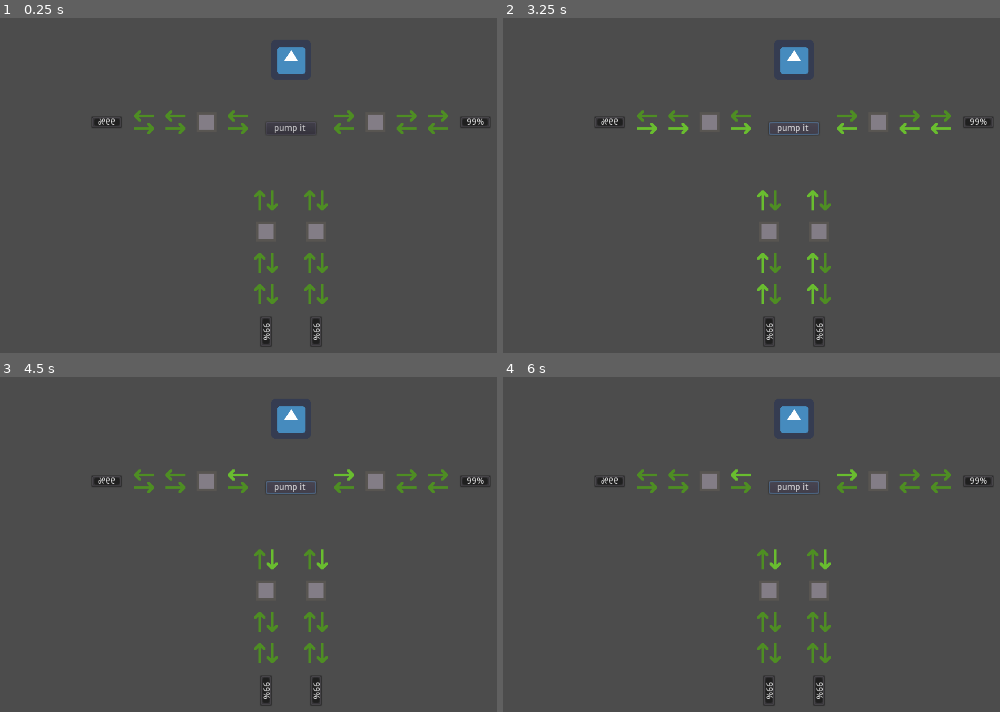
Above: before the commit, frames 1-4 (two rows, left to right).
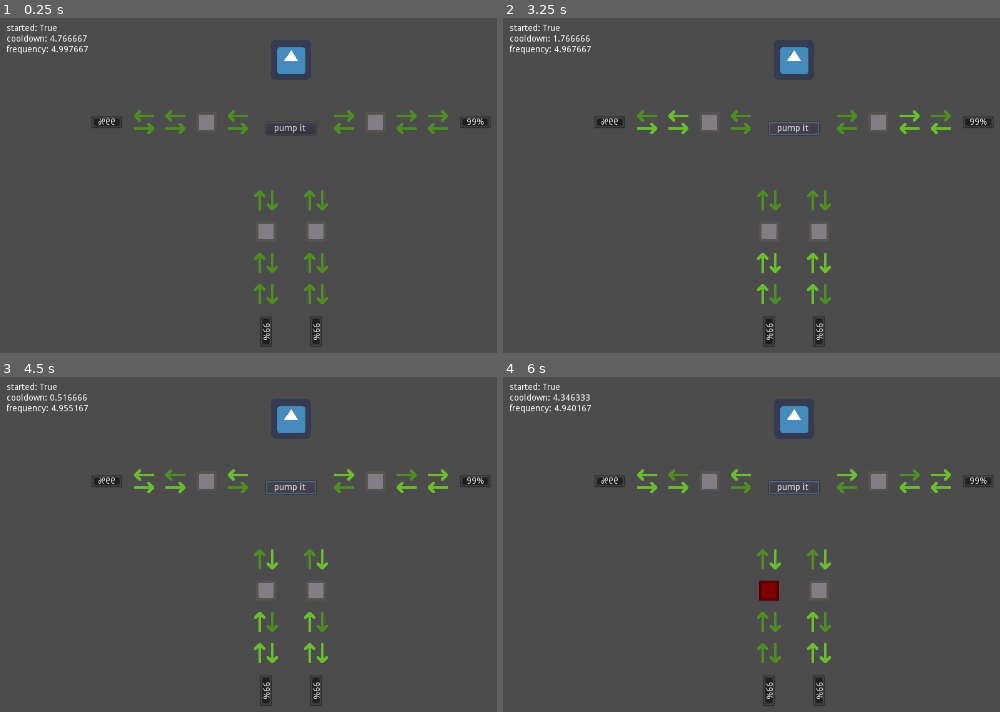
Above: after the commit, the same moments.

Repository: bitwise-aiden/gwj30
Game: Godot game, scene res://source/main.tscn
The game is run twice, just before and just after one commit, with the same random seed, the same clock (stepped at 60 frames per second) and the same inputs. The engine's default icon, where the game draws it, is replaced by a stand-in: a white triangle on a blue panel in a dark square.
Inputs:
- Up to frame 1 (0.25 s): no input
- Up to frame 2 (3.25 s): click "pump it" at 0.5 s; click "pump it" at 1.25 s; click "pump it" at 2 s; tap Enter (ui_accept) at 2.75, 2.85, 3.02 s
- Up to frame 3 (4.5 s): tap Enter (ui_accept) at 3.32, 3.6, 3.77, 4.07, 4.35 s
- Up to frame 4 (6 s): tap Enter (ui_accept) at 5.1, 5.27, 5.57, 5.85 s

The runs differ from the first frame. In frame 1, 0.4% of the frame differs, in the area x 1-18%, y 1-11%; in frame 2, 0.8%; in frame 3, 1.0%; in frame 4, 1.1%, in the area x 1-91%, y 1-86%.

Commit message:
Add event system

Diff:
--- a/source/circulation/blockage.gd
+++ b/source/circulation/blockage.gd
@@ -7,9 +7,13 @@
 var __blocked = false
 
 
-func _process(delta):
-	if Input.is_action_just_pressed("ui_accept"):
-		self.__blocked = !self.__blocked
+func _ready():
+	self.add_to_group("blockage")
+
+
+func block() -> void:
+	self.__blocked = true
+	self.modulate = Color.red
 
 
 func flow(from_node: CirculationNode) -> void:
@@ -17,6 +21,10 @@
 		self._incoming_node.flow(self)
 	else:
 		self._outgoing_node.flow(self)
+
+
+func is_blocked() -> bool:
+	return self.__blocked
 
 
 func set_next_node(node: CirculationNode) -> void:
--- /dev/null
+++ b/source/main.gd
@@ -0,0 +1,52 @@
+extends Node2D
+
+
+const EVENT_COOLDOWN_INITIAL: float = 5.0
+const EVENT_FREQUENCY_INITIAL: float = 5.0
+
+onready var __timer: Timer = $timer
+onready var __blockages: Array = self.get_tree().get_nodes_in_group("blockage")
+
+var __event_cooldown: float = self.EVENT_COOLDOWN_INITIAL
+var __event_frequency: float = self.EVENT_FREQUENCY_INITIAL
+
+var __started: bool
+
+
+func _ready() -> void:
+	randomize()
+	self.__start()
+
+
+func _process(delta: float) -> void:
+	$text.text = "started: %s\ncooldown: %f\nfrequency: %f" % [
+		self.__started,
+		self.__event_cooldown,
+		self.__event_frequency
+	]
+
+	if !self.__started:
+		return
+
+	if self.__event_cooldown != 0.0:
+		self.__event_cooldown = max(0.0, self.__event_cooldown - delta)
+	elif randi() % 20 == 0:
+		self.__trigger_event()
+
+	self.__event_frequency = max(0.0, self.__event_frequency - delta * 0.01)
+
+
+func __start() -> void:
+	# TODO: timer stuff / countdown
+	self.__started = true
+
+
+func __trigger_event() -> void:
+	var index = randi() % self.__blockages.size()
+	var blockage = self.__blockages[index]
+
+	if blockage.is_blocked():
+		return
+
+	blockage.block()
+	self.__event_cooldown = self.__event_frequency
--- a/source/main.tscn
+++ b/source/main.tscn
@@ -6,8 +6,21 @@
 [ext_resource path="res://source/circulation/blockage.tscn" type="PackedScene" id=4]
 [ext_resource path="res://source/circulation/heart.tscn" type="PackedScene" id=5]
 [ext_resource path="res://source/circulation/blockage_end.tscn" type="PackedScene" id=6]
+[ext_resource path="res://source/main.gd" type="Script" id=7]
 
 [node name="main" type="Node2D"]
+script = ExtResource( 7 )
+
+[node name="text" type="Label" parent="."]
+margin_left = 185.053
+margin_top = 92.5264
+margin_right = 225.053
+margin_bottom = 106.526
+__meta__ = {
+"_edit_use_anchors_": false
+}
+
+[node name="timer" type="Timer" parent="."]
 
 [node name="icon" type="Sprite" parent="."]
 position = Vector2( 640, 150 )
--- a/todo.gd
+++ b/todo.gd
@@ -34,3 +34,10 @@
 #	- block()
 #	- unblock()
 #	- flow()
+
+
+# Systems
+#	events -> blockages
+#	heartrate -> optimal zone, outside of which limbs decay faster
+#		head is a balloon that too much pumping will pop, not enough pumping will deflate
+#	minigames -> clean pipe, patch pipe, unbend pipe
Not shown: 1 places in source/main.tscn that only renumber resources
